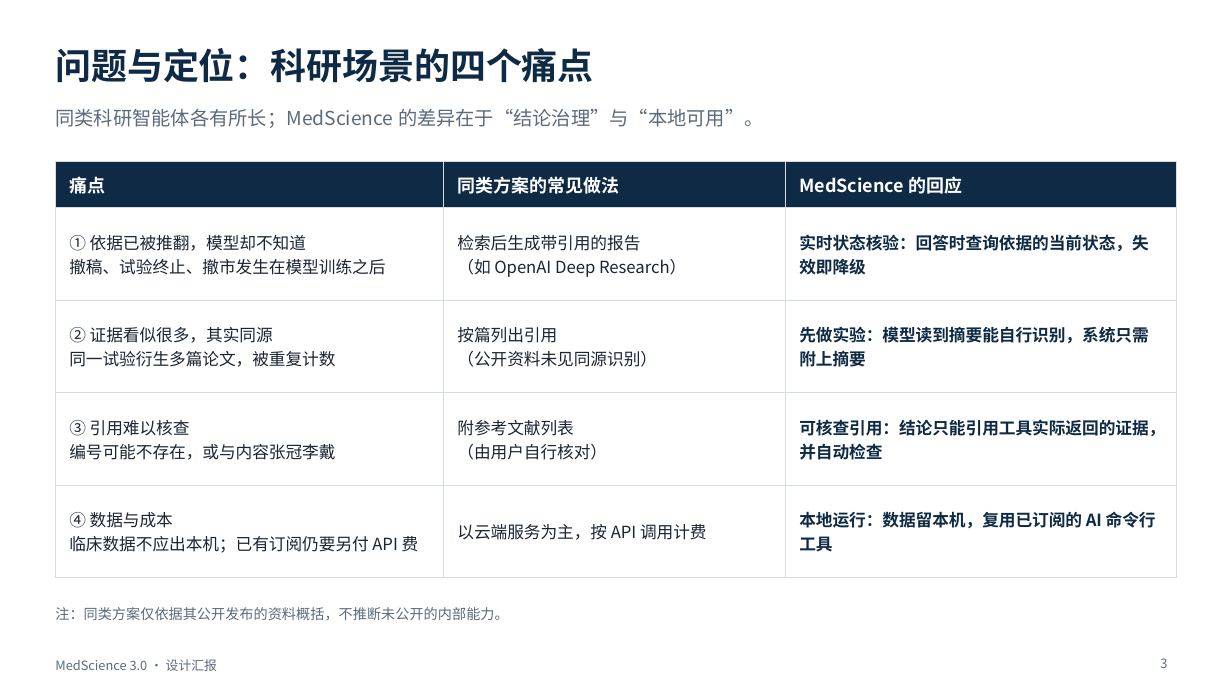
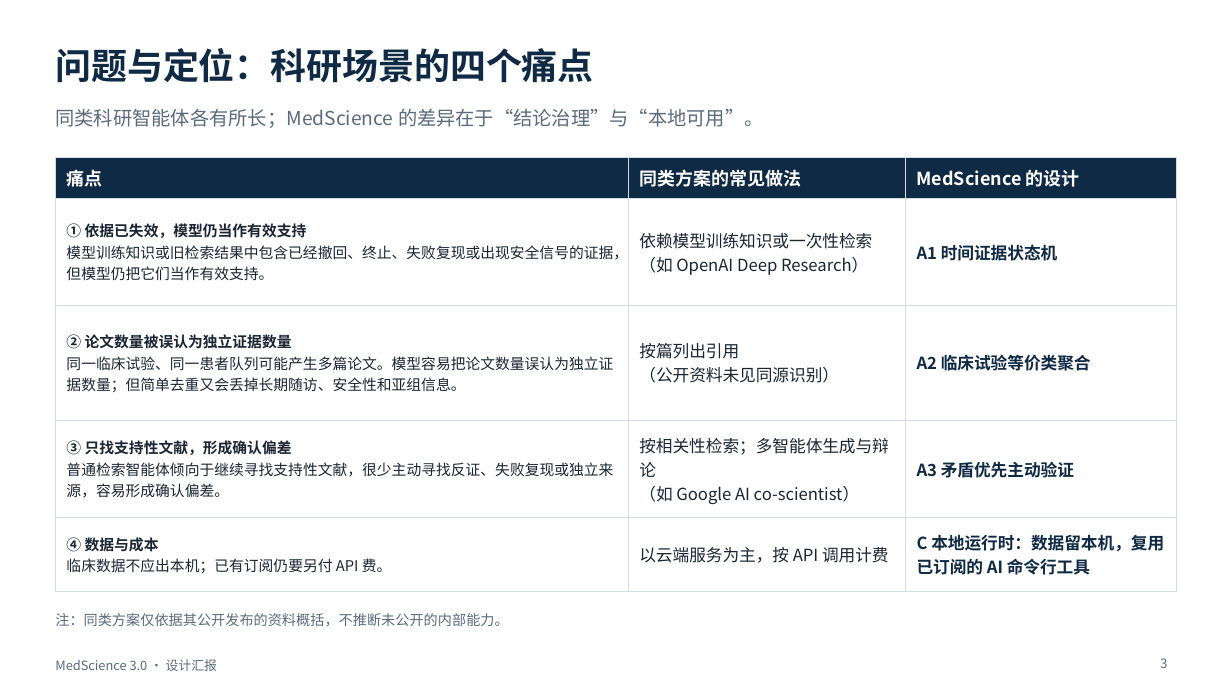
Before and after one commit to BenjaminDuo/MedScience, a slide deck: slide 3 of docs/presentation/MedScience-3.0-设计汇报.pptx. Drawn at 1232x693 pixels with LibreOffice and Linux fonts; fonts in the diff are those of the drawing. Boxes give left, top, right and bottom in pixels: in the first picture for what was removed or moved away, otherwise in the second. Text is boxed around its words. In the diff, an @@ line names an element or a change of style, - is before the commit and + after.

```diff
--- a/docs/presentation/MedScience-3.0-设计汇报.pptx
+++ b/docs/presentation/MedScience-3.0-设计汇报.pptx
@@ table at box(55, 157, 1177, 579) @@
-row 1, column 3: MedScience 的回应
+row 1, column 3: MedScience 的设计
-row 2: ① 依据已被推翻，模型却不知道 / 撤稿、试验终止、撤市发生在模型训练之后 | 检索后生成带引用的报告 / （如 OpenAI Deep Research） | 实时状态核验：回答时查询依据的当前状态，失效即降级
+row 2: ① 依据已失效，模型仍当作有效支持 / 模型训练知识或旧检索结果中包含已经撤回、终止、失败复现或出现安全信号的证据，但模型仍把它们当作有效支持。 | 依赖模型训练知识或一次性检索 / （如 OpenAI Deep Research） | A1 时间证据状态机
-row 3, column 1: ② 证据看似很多，其实同源 / 同一试验衍生多篇论文，被重复计数
+row 3, column 1: ② 论文数量被误认为独立证据数量 / 同一临床试验、同一患者队列可能产生多篇论文。模型容易把论文数量误认为独立证据数量；但简单去重又会丢掉长期随访、安全性和亚组信息。
-row 3, column 3: 先做实验：模型读到摘要能自行识别，系统只需附上摘要
+row 3, column 3: A2 临床试验等价类聚合
-row 4: ③ 引用难以核查 / 编号可能不存在，或与内容张冠李戴 | 附参考文献列表 / （由用户自行核对） | 可核查引用：结论只能引用工具实际返回的证据，并自动检查
+row 4: ③ 只找支持性文献，形成确认偏差 / 普通检索智能体倾向于继续寻找支持性文献，很少主动寻找反证、失败复现或独立来源，容易形成确认偏差。 | 按相关性检索；多智能体生成与辩论 / （如 Google AI co-scientist） | A3 矛盾优先主动验证
-row 5, column 1: ④ 数据与成本 / 临床数据不应出本机；已有订阅仍要另付 API 费
+row 5, column 1: ④ 数据与成本 / 临床数据不应出本机；已有订阅仍要另付 API 费。
-row 5, column 3: 本地运行：数据留本机，复用已订阅的 AI 命令行工具
+row 5, column 3: C 本地运行时：数据留本机，复用已订阅的 AI 命令行工具
@@ table: place and size @@
-table at box(55, 162, 1177, 557)
+table at box(55, 157, 1177, 579)
@@ text "注：同类方案仅依据其公开发布的资料概括，不推断未公开的内部能力。": place and size @@
-text "注：同类方案仅依据其公开发布的资料概括，不推断未公开的内部能力。" at box(55, 607, 508, 620)
+text "注：同类方案仅依据其公开发布的资料概括，不推断未公开的内部能力。" at box(55, 613, 508, 626)
```
Also in this commit, not shown: 5 other slides changed, 4 slides added, 2 slides removed, 2 other files.
